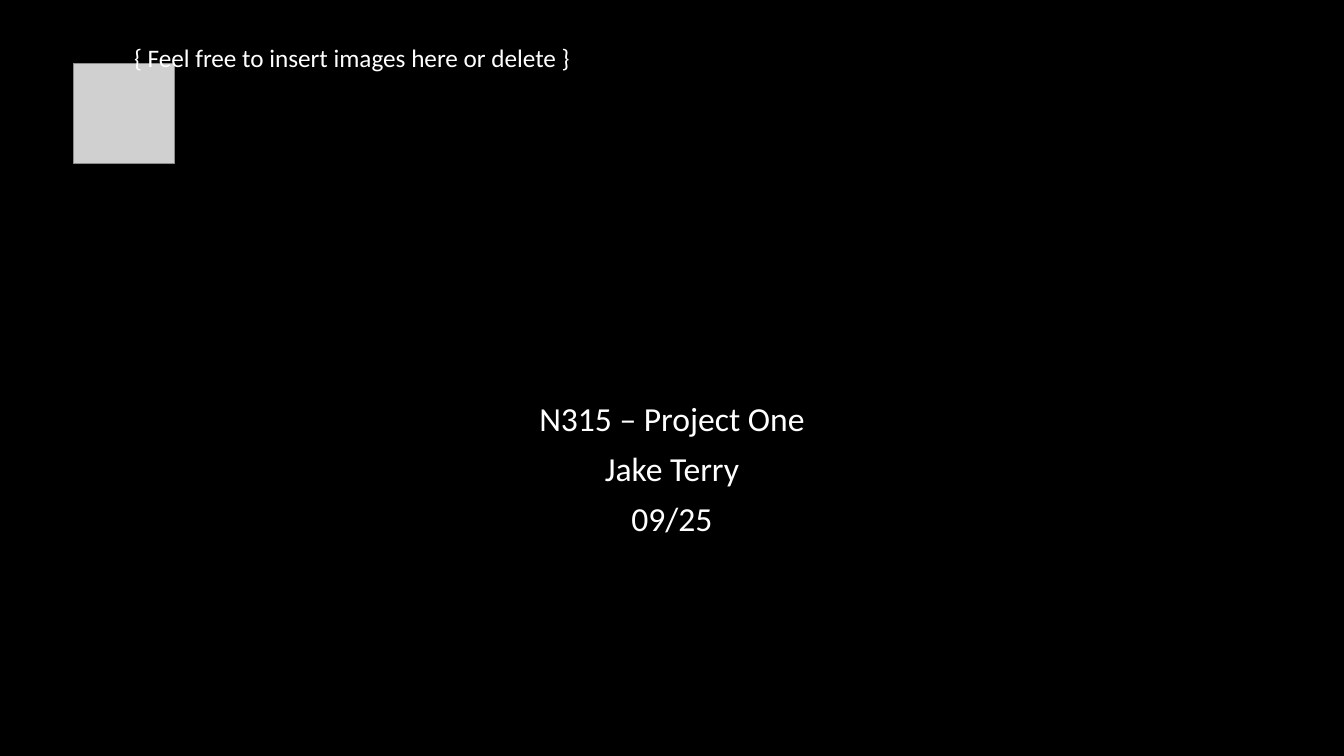
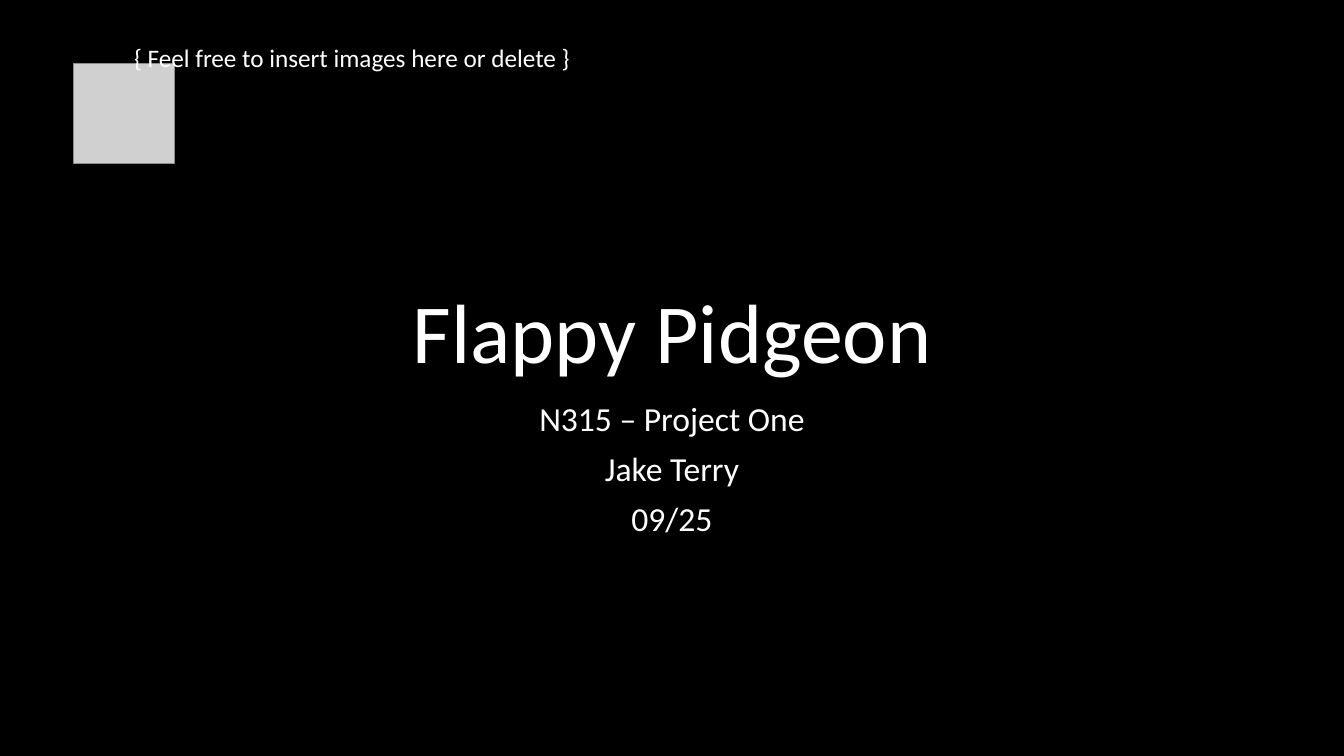
Before and after one commit to jaketerry28/CS315-Game-Programming, a slide deck: slide 1 of Project 1/Process Document.pptx. Drawn at 1344x756 pixels with LibreOffice and Linux fonts; fonts in the diff are those of the drawing; grey boxes stand for pictures. Boxes give left, top, right and bottom in pixels: in the first picture for what was removed or moved away, otherwise in the second. Text is boxed around its words. In the diff, an @@ line names an element or a change of style, - is before the commit and + after.

```diff
--- a/Project 1/Process Document.pptx
+++ b/Project 1/Process Document.pptx
@@ title added at bbox=[413, 304, 931, 378], 60 pt, text #FFFFFF @@
+Flappy Pidgeon
```
Also in this commit, not shown: 13 other slides changed, 3 other files.
